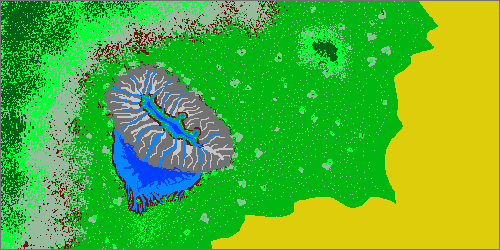
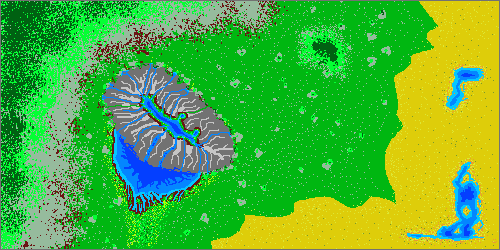
Layered file, before and after one edit (500 × 250). Changes by layer:
added layer "Layer 14" above "Layer 18" over <box>100,57,241,143</box>
added layer "Layer 18" above "Layer 2" over <box>107,105,209,113</box>
painted on "Layer 2" over <box>102,63,231,175</box>
painted on "Layer 8" over <box>113,118,201,213</box>
added layer "Layer 15" above "Layer 17" over <box>211,1,499,249</box>
added layer "Layer 17" above "Layer 16" over <box>226,6,495,248</box>
added layer "Layer 16" above "Layer 4" over <box>371,158,490,244</box>
added layer "Layer 13" above "Dirt" over <box>103,121,219,248</box>
